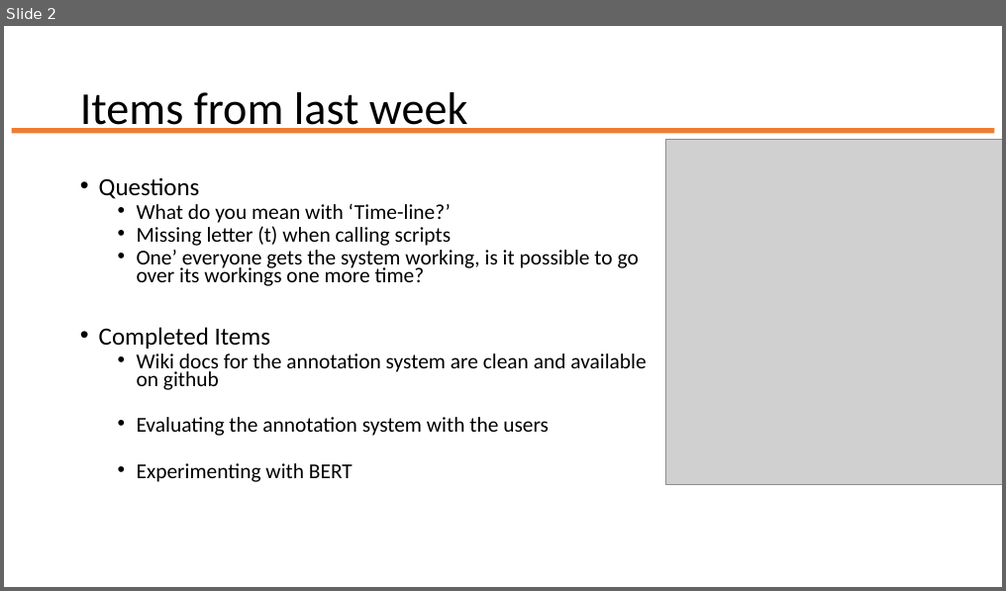
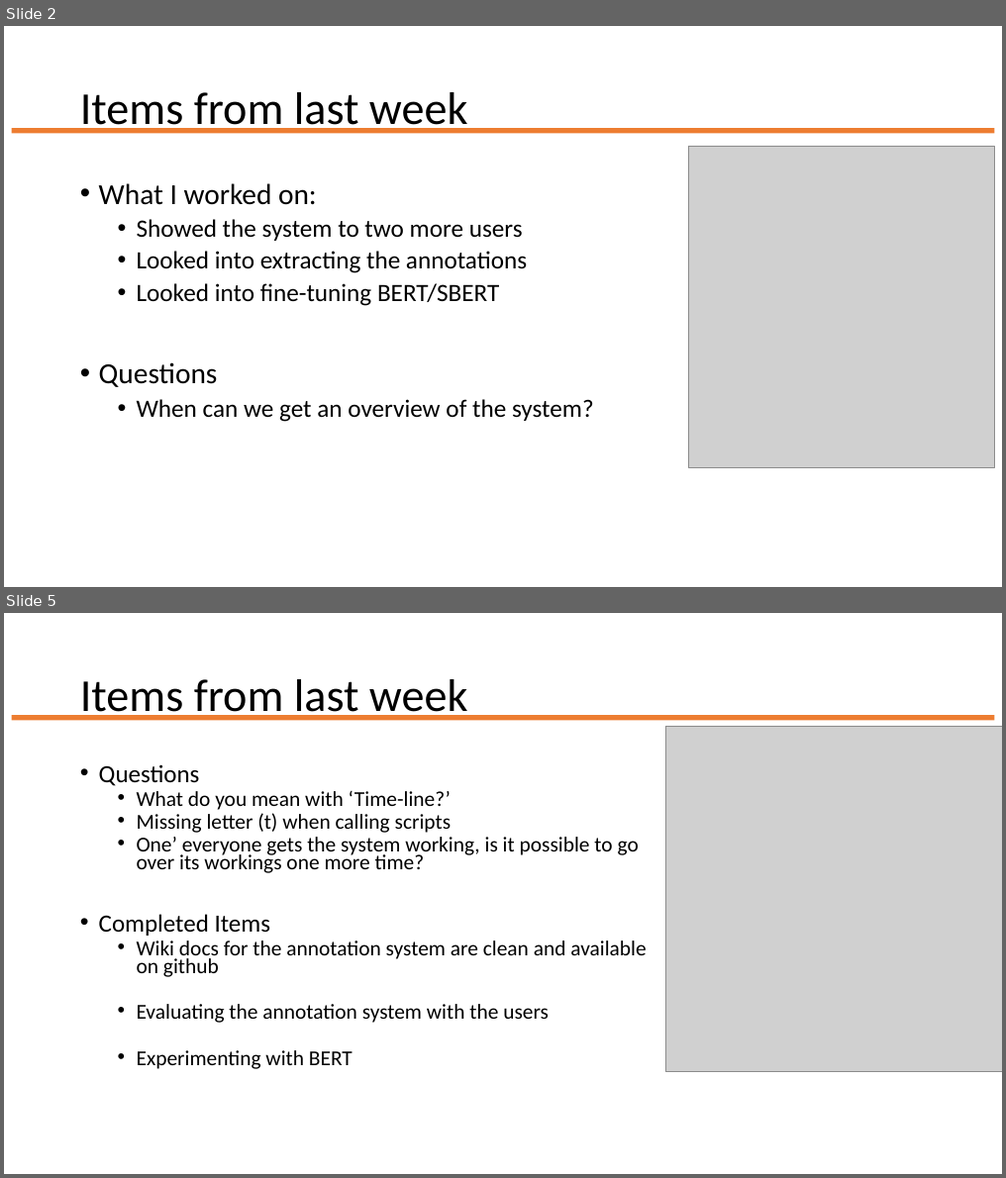
Before and after one commit to JesherA/AcExSy, a slide deck: Supporting_files/Weekly_thesis_meeting.pptx. Shown one above the other, each under a label of ours: slide 2 before the commit, slides 2 and 5 after it; the slides between them are not shown. The pictures are 1006x591 and 1006x1178 pixels, drawn with LibreOffice and Linux fonts; fonts in the diff are those of the drawing; grey boxes stand for pictures. Boxes give left, top, right and bottom in pixels: in the first picture for what was removed or moved away, otherwise in the second. Text is boxed around its words. In the diff, an @@ line names an element or a change of style, - is before the commit and + after.

```diff
--- a/Supporting_files/Weekly_thesis_meeting.pptx
+++ b/Supporting_files/Weekly_thesis_meeting.pptx
@@ slide 2 added at <box>4,26,1002,587</box>, background #FFFFFF @@
@@ title added at <box>80,92,468,134</box>, 44 pt, text #000000 @@
+Items from last week
@@ rectangle added at <box>12,128,995,133</box>, fill #ED7D31 @@
@@ picture added at <box>688,146,994,468</box> @@
@@ text added at <box>99,183,594,422</box>, 24 pt, text #000000 @@
+• What I worked on:
+  • Showed the system to two more users
+  • Looked into extracting the annotations
+  • Looked into fine-tuning BERT/SBERT
+• Questions
+  • When can we get an overview of the system?
@@ what was slide 2 is now slide 5 @@
```
Also in this commit, not shown: 2 slides changed, 2 other slides added, 10 other files.
